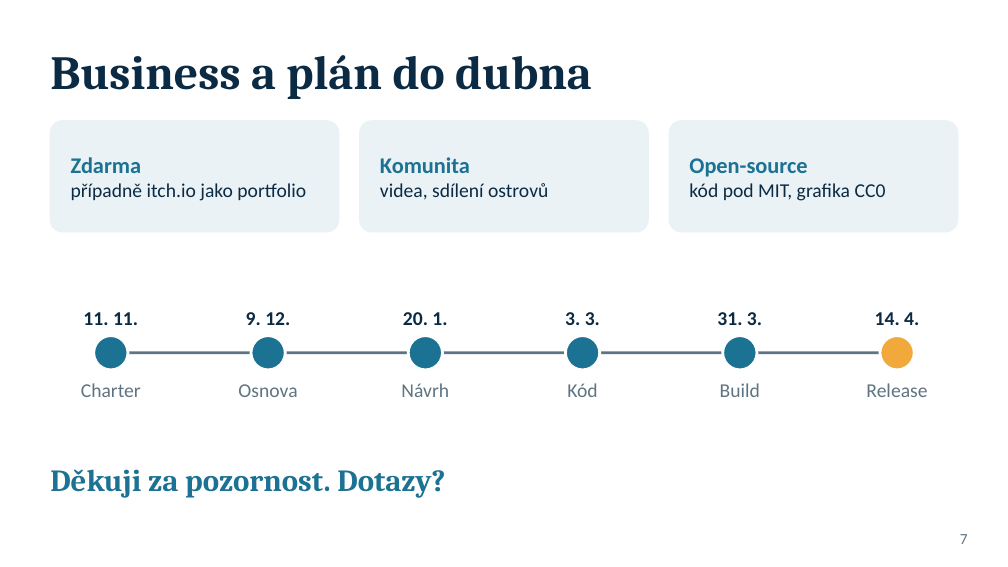
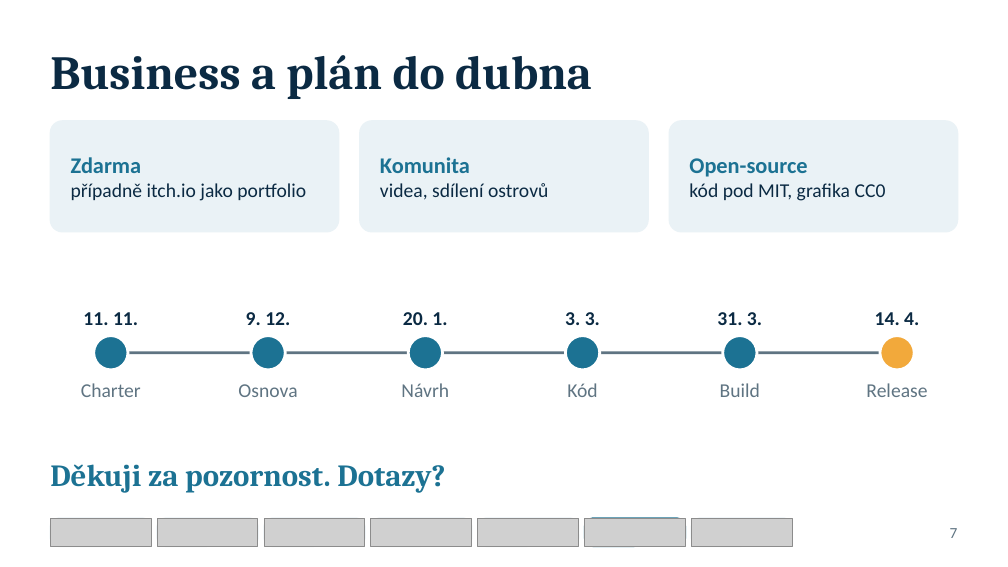
Before and after one commit to matixiiik/ProjektHra, a slide deck: slide 10 of Dokumentace/Prezentace_The_Last_Beacon.pptx (slide 7 before the commit). Drawn at 1008x567 pixels with LibreOffice and Linux fonts; fonts in the diff are those of the drawing; grey boxes stand for pictures. Boxes give left, top, right and bottom in pixels: in the first picture for what was removed or moved away, otherwise in the second. Text is boxed around its words. In the diff, an @@ line names an element or a change of style, - is before the commit and + after.

```diff
--- a/Dokumentace/Prezentace_The_Last_Beacon.pptx
+++ b/Dokumentace/Prezentace_The_Last_Beacon.pptx
@@ text "Děkuji za pozornost. Dotazy?": place and size @@
-text "Děkuji za pozornost. Dotazy?" at (50,469,445,498)
+text "Děkuji za pozornost. Dotazy?" at (50,464,445,493)
@@ rounded rectangle added at (50,518,151,546), fill #EAF2F6, outline #EAF2F6 1 pt @@
@@ picture added at (50,518,151,546) @@
@@ rounded rectangle added at (157,518,258,546), fill #EAF2F6, outline #EAF2F6 1 pt @@
@@ picture added at (157,518,258,546) @@
@@ rounded rectangle added at (264,518,365,546), fill #EAF2F6, outline #EAF2F6 1 pt @@
@@ picture added at (264,518,365,546) @@
@@ rounded rectangle added at (371,518,472,546), fill #EAF2F6, outline #EAF2F6 1 pt @@
@@ picture added at (371,518,472,546) @@
@@ rounded rectangle added at (478,518,579,546), fill #EAF2F6, outline #EAF2F6 1 pt @@
@@ picture added at (478,518,579,546) @@
@@ rounded rectangle added at (585,518,685,546), fill #1C7293, outline #1C7293 1 pt @@
@@ picture added at (585,518,685,546) @@
@@ rounded rectangle added at (691,518,792,546), fill #EAF2F6, outline #EAF2F6 1 pt @@
@@ picture added at (691,518,792,546) @@
@@ text "7" at (950,528,958,538): vertical alignment top to middle @@
```
Also in this commit, not shown: 4 other slides changed, 9 slides added, 1 slide removed, 15 other files.
